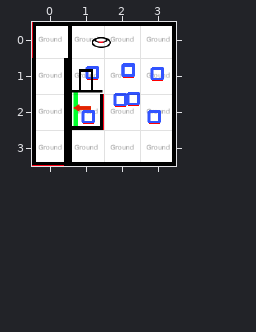
Level history. Tiled map: CassiopeeUnity/Assets/Worlds/Cassiopee/Data/Level2Room4.tmx. Above is the file before it was changed.
Cells are 50x50 px. Shown: x 0..3, y 0..3.
Once edited:
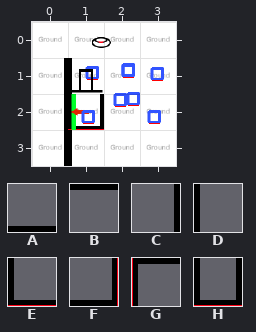
Key: from "Master": A 4 "/Base/Wall", B 4 turned 180 "/Base/Wall", C 4 turned 270 "/Base/Wall", D 4 turned 90 "/Base/Wall", E 5 "/Base/Corner", F 5 turned 270 "/Base/Corner", G 5 turned 90 "/Base/Corner", H 10 "/Base/CorridorEnd".
_ is an empty cell.
The exact change:
Layer "Floor 0/WallsUp1" (now hidden):
y 0: x 1..3 BBB -> ___
Layer "Floor 0/WallsUp2" (now hidden):
y 0: x 1 D -> _
Layer "Floor 0/WallsRight" (now hidden):
y 0..3: x 3 C -> _
Layer "Floor 0/WallsDown1" (now hidden):
y 3: x 1..3 AAA -> ___
Layer "Floor 0/WallsDown3" (now hidden):
y 3: x 2..3 AA -> __
Layer "Floor 0/WallsDown2" (now hidden):
y 2..3: x 1 D -> _
Layer "Floor 0/WallsUp3" (now hidden):
y 0: x 2..3 BB -> __
Layer "Floor 0/WallsRight2" (now hidden):
y 0..1: x 3 C -> _
Layer "Floor 0/Walls" (now hidden):
y 0: x 0 G -> _
y 1: x 0 D -> _
y 2: x 0..1 DF -> __
y 3: x 0 E -> _
Layer "Floor 0/Walls2":
y 2: x 1 F -> H
Boxes around the changes in both pictures, in picture pixels (x1, y1, x2, y2):
changed: (32, 22, 176, 166)
